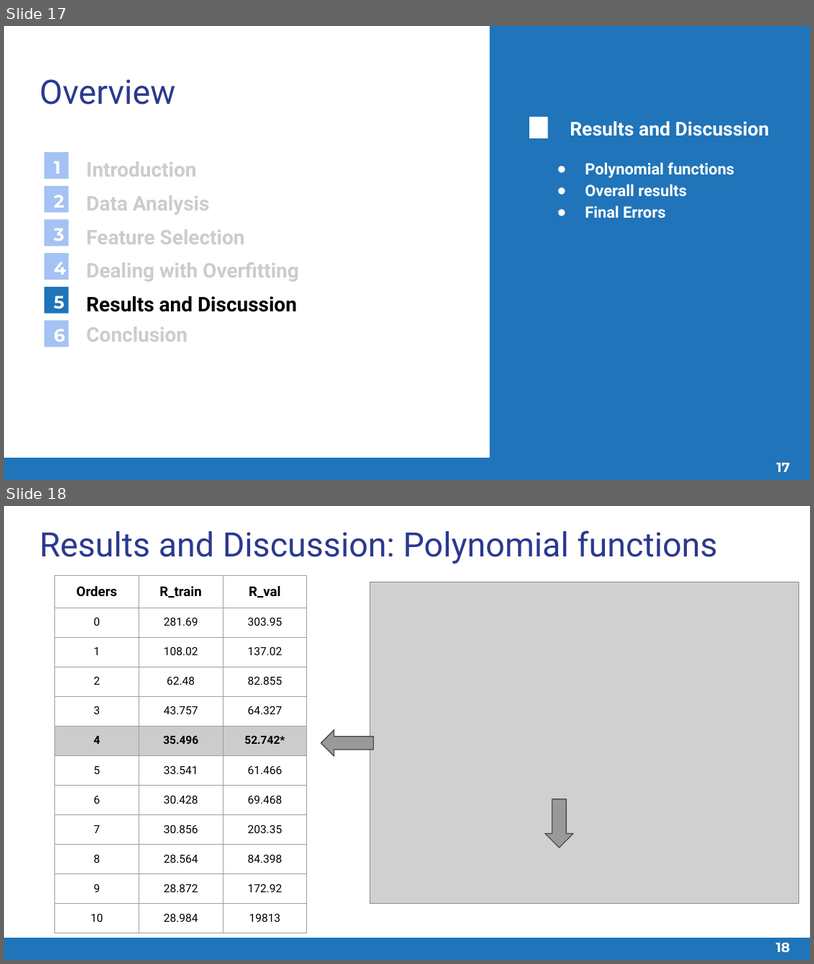
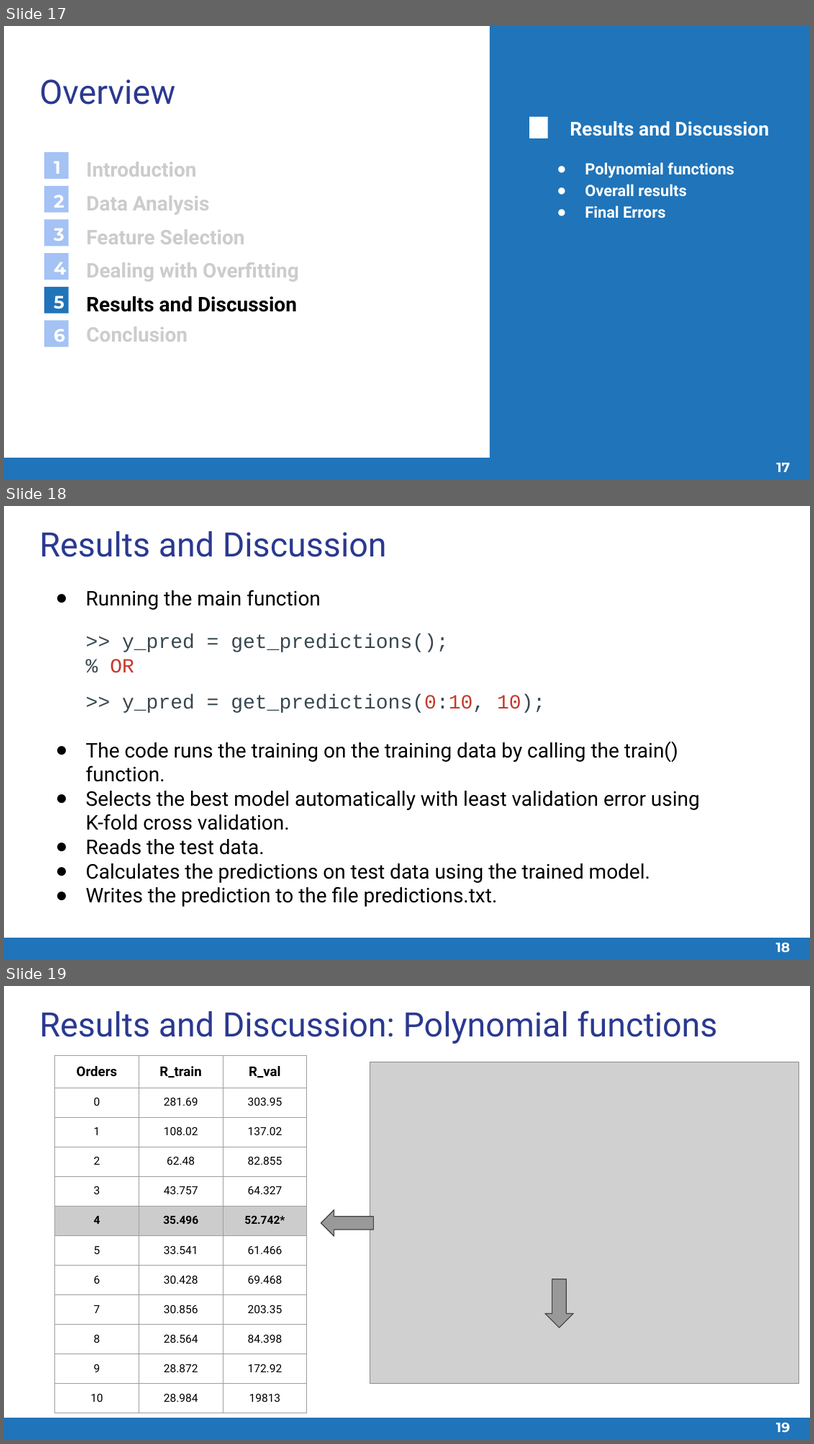
Before and after one commit to ayushkumarshah/Linear_Feature_Engineering_Matlab, a slide deck: documentation/Quantitative Foundations Project 1 - Slide Deck.pptx. Shown one above the other, each under a label of ours: slides 17 and 18 before the commit, slides 17, 18 and 19 after it. The pictures are 814x964 and 814x1444 pixels, drawn with LibreOffice and Linux fonts; fonts in the diff are those of the drawing; grey boxes stand for pictures. Boxes give left, top, right and bottom in pixels: in the first picture for what was removed or moved away, otherwise in the second. Text is boxed around its words. In the diff, an @@ line names an element or a change of style, - is before the commit and + after.

```diff
--- a/documentation/Quantitative Foundations Project 1 - Slide Deck.pptx
+++ b/documentation/Quantitative Foundations Project 1 - Slide Deck.pptx
@@ slide 18 added at box(4, 506, 810, 960), background #FFFFFF; not listed: 1 template element that a slide beside it also shows @@
@@ title added at box(39, 531, 387, 557), 30 pt, text #2A3990 @@
+Results and Discussion
@@ text added at box(86, 590, 700, 906), 18 pt, text #000000 @@
+● Running the main function
+>> y_pred = get_predictions();
+% OR
+>> y_pred = get_predictions(0:10, 10);
+● The code runs the training on the training data by calling the train() function.
+● Selects the best model automatically with least validation error using K-fold cross validation.
+● Reads the test data.
+● Calculates the predictions on test data using the trained model.
+● Writes the prediction to the file predictions.txt.
@@ page number added at box(777, 942, 791, 952), 12 pt, text #FFFFFF, bold @@
+18
@@ what was slide 18 is now slide 19 @@
@@ page number at box(777, 1422, 790, 1432): text changed @@
-18
+19
```
Also in this commit, not shown: 6 slides changed, 1 other file.
